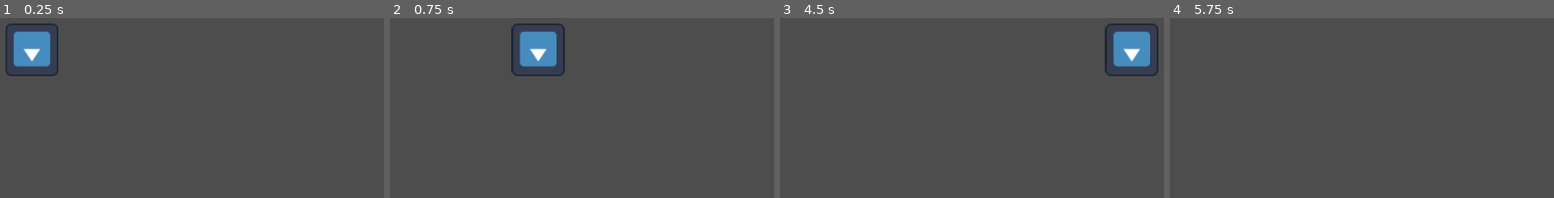
Above: before the commit, frames 1-4 (left to right).
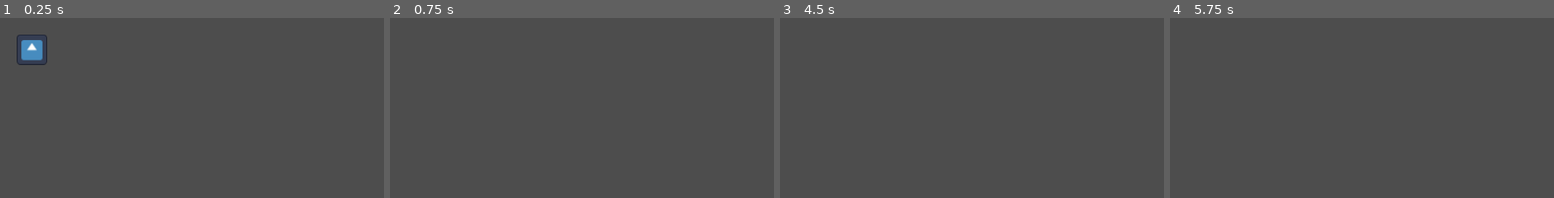
Above: after the commit, the same moments.

Repository: sticks-stuff/ggj
Game: Godot game, scene res://game_scene.tscn
Same seed, same stepped clock (60 frames per second), same inputs: the game is played once before the commit and once after it. The engine's default icon, where the game draws it, is replaced by a stand-in: a white triangle on a blue panel in a dark square.
Inputs (mouse positions are in pixels of both pictures, inside the frame that each line leads up to):
- Up to frame 1 (0.25 s): no input
- Up to frame 2 (0.75 s): tap Enter at 0.5 s; move the mouse to (585, 28) at 0.52 s; hold D (right) from 0.53 s (still down)
- Up to frame 3 (4.5 s): move the mouse to (outside the picture) at 1.27 s; release D (right) at 1.28 s; hold S (down) 1.28-2.03 s; tap Space at 2, 3.5 s; move the mouse to (outside the picture) at 2.02 s; hold D (right) 2.03-2.78 s; tap Enter at 2.75, 4.25 s; move the mouse to (outside the picture) at 2.77 s; hold W (up) 2.78-3.53 s; move the mouse to (1033, 111) at 3.52 s; hold A (left) from 3.53 s (still down); move the mouse to (outside the picture) at 4.27 s
- Up to frame 4 (5.75 s): move the mouse to (1239, 50) at 5.02 s; release A (left) at 5.03 s; hold S (down) from 5.03 s (still down)

The runs differ from the first frame. In frame 1, 2.1% of the frame differs, in the area x 1-16%, y 3-33%; in frame 2, 2.5%; in frame 3, 2.5%, in the area x 84-99%, y 3-33%; in frame 4, nothing differs.

Commit message:
Set "fixed-size" on Sprite3D to ensure that preview is consistent with orthographic camera even when not previewing the camera

Diff:
--- a/game_scene.tscn
+++ b/game_scene.tscn
@@ -14,10 +14,11 @@
 shape = SubResource("SphereShape3D_4ax3u")
 
 [node name="Sprite3D" type="Sprite3D" parent="CharacterBody3D"]
-transform = Transform3D(1, 0, -1.5246e-23, -1.5246e-23, -4.37114e-08, -1, 0, 1, -4.37114e-08, 0, 0, 0)
+transform = Transform3D(-0.115, 7.66388e-32, -3.34999e-39, 0, 5.02681e-09, 0.115, -7.66388e-32, -0.115, 5.02681e-09, 0, 0, 0)
+fixed_size = true
 texture = ExtResource("1_7n5l1")
 
 [node name="Camera3D" type="Camera3D" parent="."]
-transform = Transform3D(1, -6.97574e-16, -1.5246e-23, -1.5246e-23, -4.37114e-08, 1, -6.97574e-16, -1, -4.37114e-08, 2.08165e-12, 10, 2.08165e-12)
+transform = Transform3D(1, -6.97574e-16, -1.5246e-23, -1.5246e-23, -4.37114e-08, 1, -6.97574e-16, -1, -4.37114e-08, 0, 10, 0)
 projection = 1
-size = 10.0
+size = 0.001
